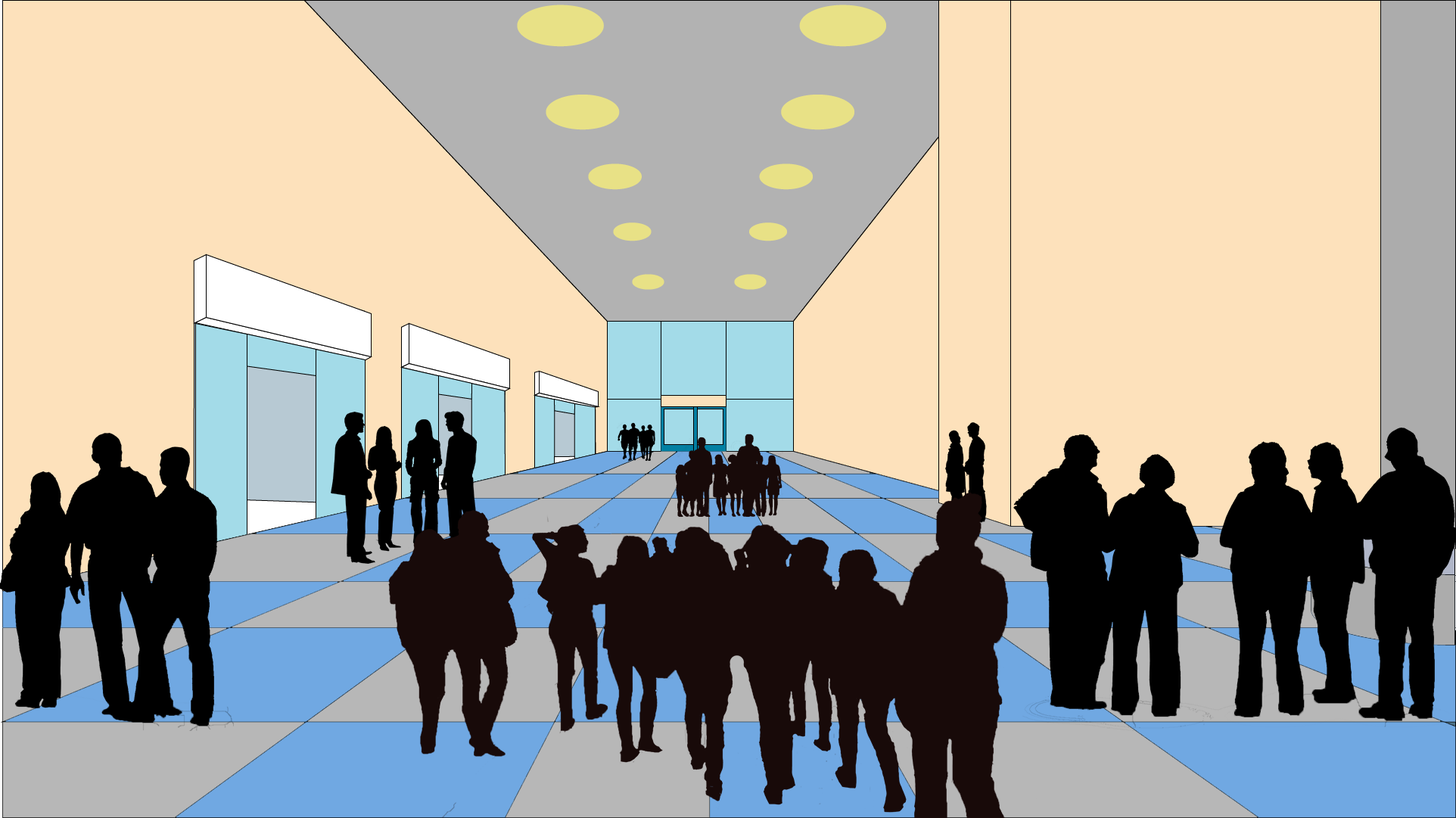
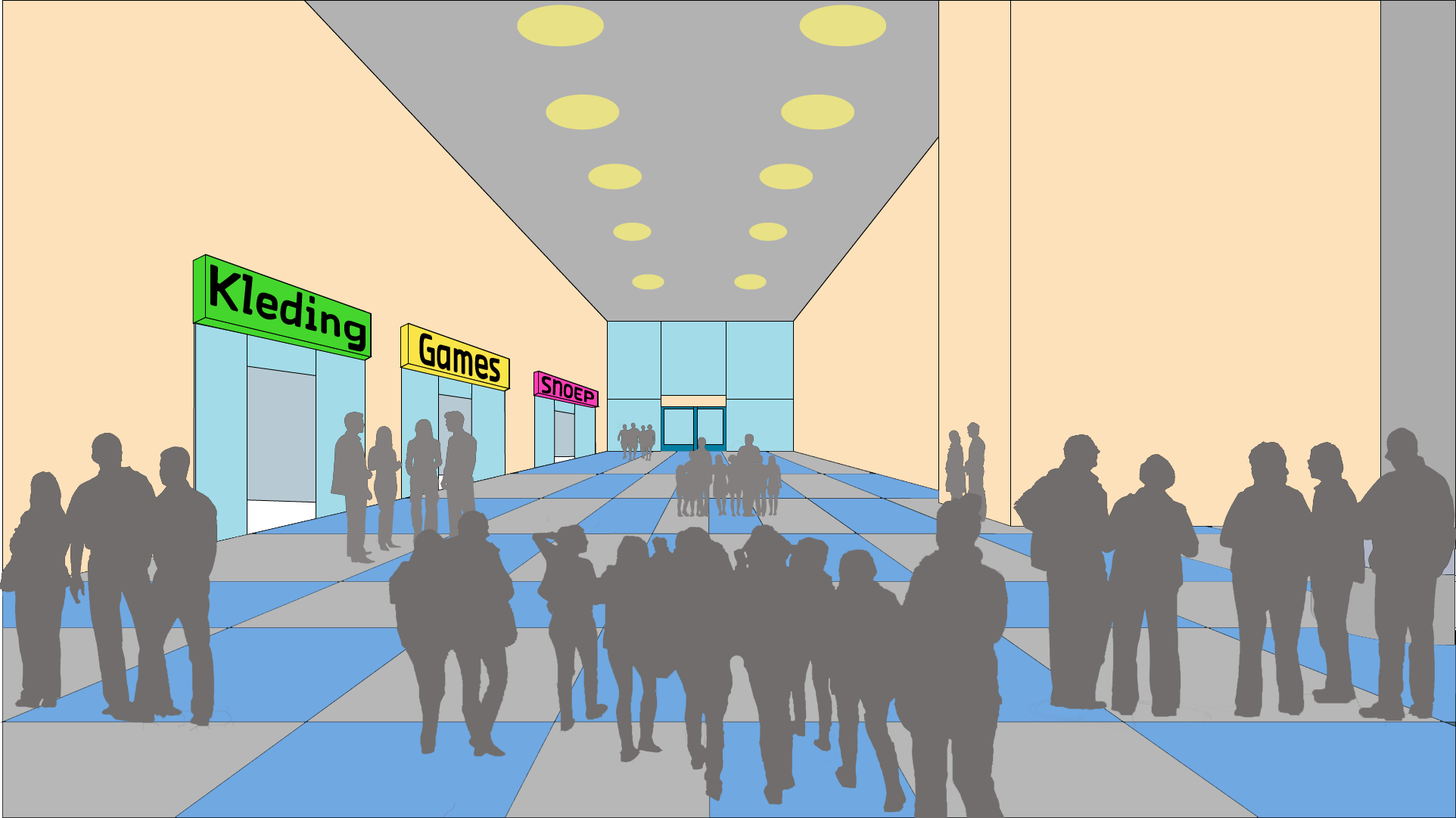
Layered file, before and after one edit (1456 x 818). Changes by layer:
added layer "Layer 4" above "Vooraan" over [0, 0, 1456, 818]
added layer "Layer 3" above "Midden" over [0, 0, 1456, 818]
added layer "Layer 2" above "Achteraan" over [0, 0, 1456, 818]
added layer "Shopping fix" above "Layer 0" over [0, 0, 1456, 695]
